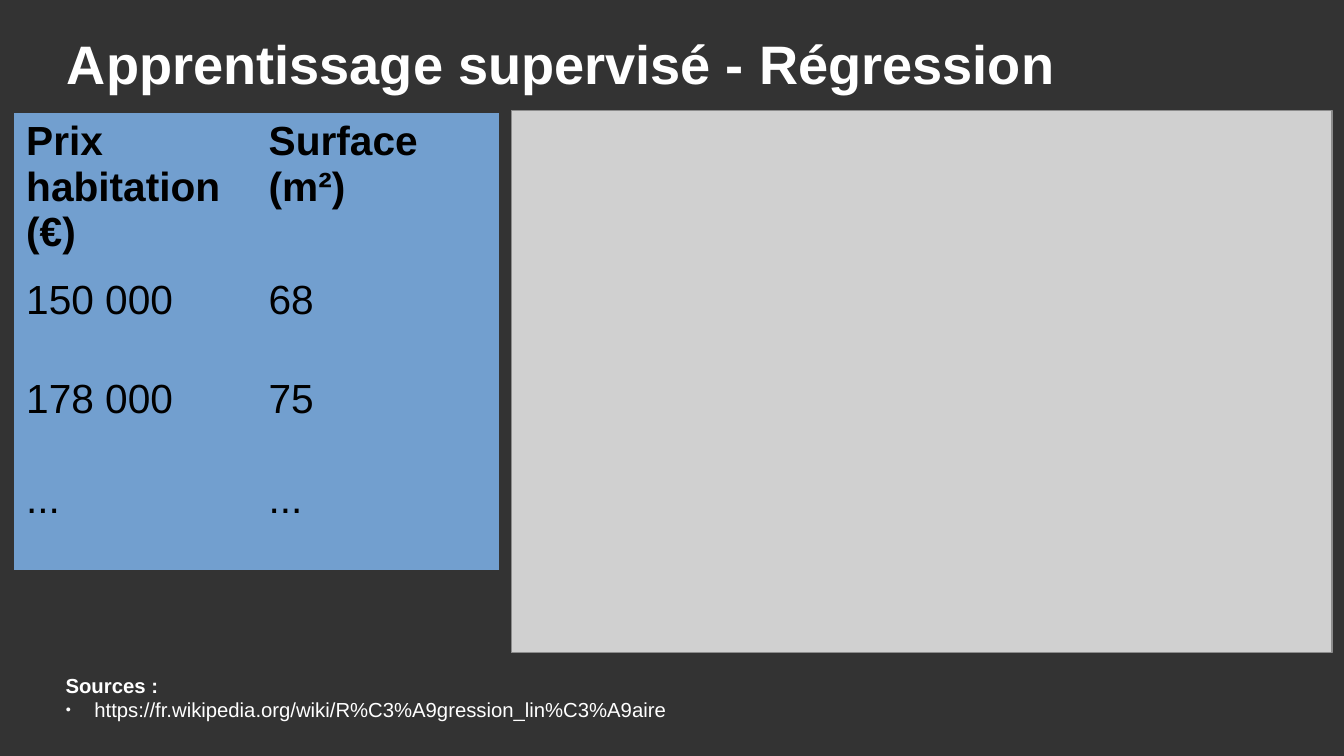
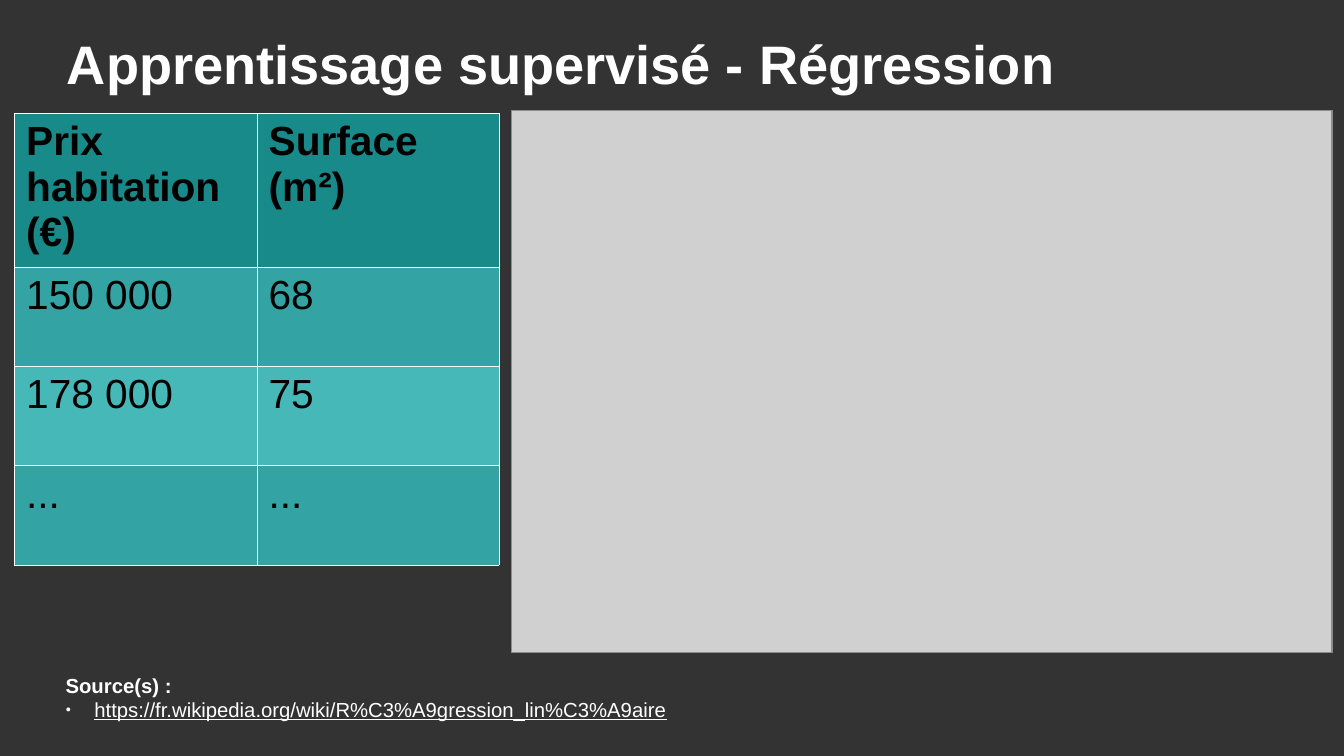
Before and after one commit to DanYellow/cours, a slide deck: slide 34 of big-data-s4/travaux-pratiques/numero-6/presentation.odp (slide 32 before the commit). Drawn at 1344x756 pixels with LibreOffice and Linux fonts; fonts in the diff are those of the drawing; grey boxes stand for pictures. Boxes give left, top, right and bottom in pixels: in the first picture for what was removed or moved away, otherwise in the second. Text is boxed around its words. In the diff, an @@ line names an element or a change of style, - is before the commit and + after.

```diff
--- a/big-data-s4/travaux-pratiques/numero-6/presentation.odp
+++ b/big-data-s4/travaux-pratiques/numero-6/presentation.odp
@@ table at (15,113,500,566) @@
@@ fill #729FCF to #198A8A in row 1 @@
@@ fill #729FCF to #33A3A3 in 4 cells @@
@@ fill #729FCF to #47B8B8 in row 3 @@
@@ borders changed @@
@@ text at (66,678,160,698): text changed @@
-Sources :
+Source(s) :
@@ text at (94,702,665,721): underline on in "https://fr.wikipedia.org/wiki/R%C3%A9gression_lin%C3%A9aire" @@
```
Also in this commit, not shown: 27 other slides changed, 2 slides added, 5 other files.
